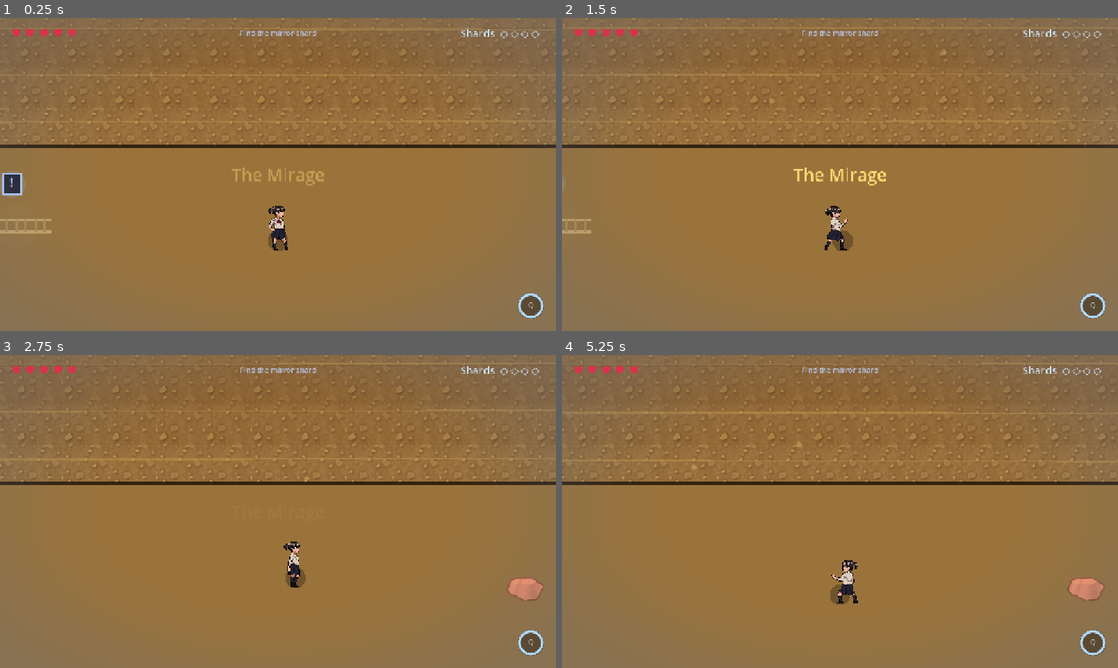
Above: before the commit, frames 1-4 (two rows, left to right).
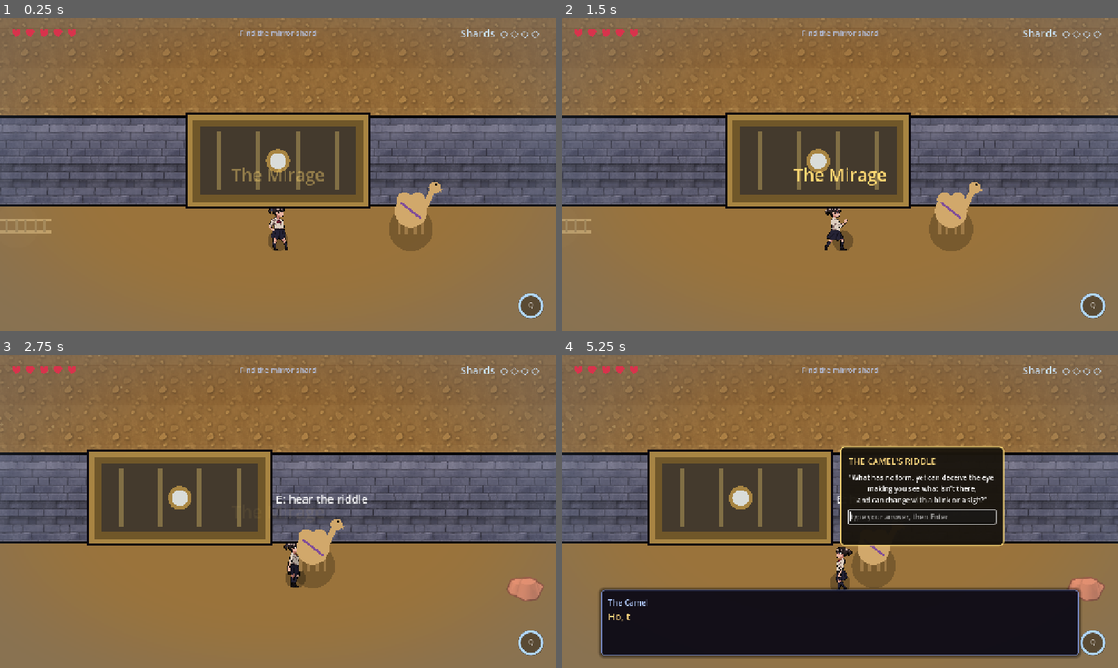
Above: after the commit, the same moments.

Repository: Abdulla5w5/saras-mirror
Game: Godot game, scene res://levels/MirageDesert.tscn
Two runs of this game, one before a commit and one after it. Both use one fixed random seed, a clock stepped at 60 frames per second and the inputs below. This scene is started directly instead of the project's main scene.
Inputs (mouse positions are in pixels of both pictures, inside the frame that each line leads up to):
- Up to frame 1 (0.25 s): no input
- Up to frame 2 (1.5 s): move the mouse to (962, 158) at 0.52 s; hold D (move_right) 0.53-1.25 s; tap J (attack) at 0.6 s; click (962, 158) at 0.67 s; tap Space at 0.77, 1.07 s; tap Shift (dash) at 0.8 s; drag from (728, 190) to (567, 183) at 1.27 s
- Up to frame 3 (2.75 s): move the mouse to (333, 442) at 2.02 s; hold D (move_right) from 2.03 s (still down); hold Space from 2.03 s (still down); tap E (interact) at 2.1 s
- Up to frame 4 (5.25 s): release D (move_right) at 2.75 s; release Space at 2.75 s; drag from (812, 574) to (673, 464) at 2.77 s; move the mouse to (1006, 558) at 3.52 s; hold A (move_left) 3.53-4.25 s; tap J (attack) at 3.6 s; tap Space at 3.77, 4.07 s; tap Shift (dash) at 3.8 s; drag from (673, 464) to (801, 574) at 4.27 s; move the mouse to (867, 511) at 5.02 s; hold S (move_down) from 5.03 s (still down); hold Space from 5.03 s (still down); tap E (interact) at 5.1 s; click (867, 511) at 5.17 s

The runs differ from the first frame. In frame 1, 29% of the frame differs, in the area x 0-100%, y 0-75%; in frame 2, 29%; in frame 3, 29%; in frame 4, 49%, in the area x 0-100%, y 0-97%.

Commit message:
Desert: grainy sinkhole quicksand + a wise riddle-camel gate
Quicksand sand now reads as a turning sinkhole with drifting grains (no more
water bubbles). A wise camel bars the way with a typed riddle ("illusion").

Co-Authored-By: Claude Opus 4.8 <noreply@anthropic.com>

Diff:
--- /dev/null
+++ b/entities/hazards/Camel.gd
@@ -0,0 +1,87 @@
+class_name Camel
+extends Area2D
+## A wise desert camel guarding the way. Interact (E) to hear its riddle; type
+## "illusion" and it steps aside, opening the gate. In group "interactable".
+
+var target: Node = null
+var _t := 0.0
+var _in_range := false
+var _done := false
+var _riddle: Riddle
+var _hint: Label
+
+
+func _ready() -> void:
+	add_to_group("interactable")
+	collision_layer = 4
+	collision_mask = 2
+	var col := CollisionShape2D.new()
+	var s := CircleShape2D.new(); s.radius = 56.0
+	col.shape = s
+	add_child(col)
+	body_entered.connect(func(b): if b.is_in_group("player"): _in_range = true; _refresh())
+	body_exited.connect(func(b): if b.is_in_group("player"): _in_range = false; _refresh())
+	z_index = 5
+	_hint = Label.new(); _hint.text = "E: hear the riddle"
+	_hint.add_theme_font_size_override("font_size", 15)
+	_hint.position = Vector2(-50, -96); _hint.visible = false
+	add_child(_hint)
+	set_process(true)
+
+
+func _process(delta: float) -> void:
+	_t += delta
+	queue_redraw()
+
+func _refresh() -> void:
+	_hint.visible = _in_range and not _done
+
+
+func interact() -> void:
+	if _done or (_riddle and _riddle.visible):
+		return
+	Talk.say_seq([
+		["The Camel", "Ho, traveler. None cross my dune untested."],
+		["The Camel", "Answer true, and the sand shall part."],
+	], Color(1.0, 0.85, 0.5))
+	if _riddle == null:
+		_riddle = Riddle.new()
+		add_child(_riddle)
+		_riddle.solved.connect(_on_solved)
+	_riddle.start()
+
+
+func _on_solved() -> void:
+	_done = true
+	_refresh()
+	Talk.say_seq([
+		["The Camel", "\"Illusion.\" ...Wisdom, in one so young."],
+		["The Camel", "Pass, dreamer. And trust not your eyes ahead."],
+	], Color(1.0, 0.85, 0.5))
+	if target:
+		target.set_deferred("collision_layer", 0)
+		var tw := target.create_tween()
+		tw.tween_property(target, "modulate:a", 0.0, 0.5)
+	Audio.portal()
+	var walk := create_tween()
+	walk.tween_property(self, "position", position + Vector2(160, 0), 0.8)
+
+
+func _draw() -> void:
+	var tan := Color(0.82, 0.66, 0.42)
+	var dark := Color(0.62, 0.48, 0.28)
+	draw_circle(Vector2(0, 6), 30.0, Color(0, 0, 0, 0.22))          # shadow
+	# legs
+	for lx in [-16, -6, 6, 16]:
+		draw_line(Vector2(lx, -6), Vector2(lx, 14), dark, 4.0)
+	# body + two humps
+	draw_circle(Vector2(0, -18), 22.0, tan)
+	draw_circle(Vector2(-9, -34), 10.0, tan)
+	draw_circle(Vector2(9, -34), 10.0, tan)
+	# neck + head
+	draw_line(Vector2(18, -22), Vector2(30, -48), tan, 8.0)
+	draw_circle(Vector2(32, -50), 8.0, tan)
+	draw_line(Vector2(32, -50), Vector2(42, -46), tan, 4.0)         # snout
+	draw_circle(Vector2(34, -54), 1.6, Color.BLACK)                 # eye (sleepy)
+	# a little sash, because he is wise
+	draw_line(Vector2(-14, -30), Vector2(14, -8), Color(0.5, 0.3, 0.6), 3.0)
--- /dev/null
+++ b/entities/hazards/Riddle.gd
@@ -0,0 +1,68 @@
+class_name Riddle
+extends CanvasLayer
+## A typed-answer riddle box (like the code lock, but you type the word). The
+## camel's riddle; answer "illusion" to pass. Emits `solved`.
+
+signal solved
+
+var answer := "illusion"
+var _edit: LineEdit
+var _msg: Label
+
+
+func _ready() -> void:
+	layer = 82
+	visible = false
+	_build()
+
+
+func start() -> void:
+	var p := Game.get_player()
+	if p: p.set_physics_process(false)
+	visible = true
+	_edit.text = ""
+	_msg.text = ""
+	_edit.grab_focus()
+
+
+func _check(t: String) -> void:
+	if t.strip_edges().to_lower() == answer:
+		visible = false
+		var p := Game.get_player()
+		if p: p.set_physics_process(true)
+		Audio.shard()
+		solved.emit()
+	else:
+		_msg.text = "The camel snorts. \"Look closer, dreamer...\""
+		_edit.text = ""
+		_edit.grab_focus()
+
+
+func _build() -> void:
+	var panel := PanelContainer.new()
+	var sb := StyleBoxFlat.new()
+	sb.bg_color = Color(0.10, 0.08, 0.05, 0.96)
+	sb.border_color = Color(0.95, 0.82, 0.45); sb.set_border_width_all(3)
+	sb.set_corner_radius_all(10); sb.set_content_margin_all(20)
+	panel.add_theme_stylebox_override("panel", sb)
+	panel.set_anchors_preset(Control.PRESET_CENTER)
+	panel.offset_top -= 150; panel.offset_bottom -= 150   # above the dialogue box
+	add_child(panel)
+	var vb := VBoxContainer.new(); vb.add_theme_constant_override("separation", 12); panel.add_child(vb)
+	var title := Label.new(); title.text = "THE CAMEL'S RIDDLE"
+	title.add_theme_font_size_override("font_size", 20)
+	title.add_theme_color_override("font_color", Color(1.0, 0.85, 0.5))
+	vb.add_child(title)
+	var body := Label.new()
+	body.text = "\"What has no form, yet can deceive the eye,\nmaking you see what isn't there,\nand can change with a blink or a sigh?\""
+	body.add_theme_font_size_override("font_size", 16)
+	body.horizontal_alignment = HORIZONTAL_ALIGNMENT_CENTER
+	vb.add_child(body)
+	_edit = LineEdit.new()
+	_edit.placeholder_text = "type your answer, then Enter"
+	_edit.custom_minimum_size = Vector2(320, 0)
+	_edit.text_submitted.connect(_check)
+	vb.add_child(_edit)
+	_msg = Label.new(); _msg.add_theme_font_size_override("font_size", 14)
+	_msg.add_theme_color_override("font_color", Color(1.0, 0.6, 0.5))
+	vb.add_child(_msg)
--- a/entities/props/Quicksand.gd
+++ b/entities/props/Quicksand.gd
@@ -129,14 +129,24 @@
 		var t := absf(float(i) / 6.0 - 0.5) * 2.0     # 1 at edges, 0 at centre
 		var yy := -h * 0.5 + h * (float(i) / 6.0)
 		draw_rect(Rect2(-w * 0.5, yy, w, h / 6.0 + 1), Color(deep.r, deep.g, deep.b, deep_a * (1.0 - t)))
-	# ripples + rising bubbles for life
-	for i in 5:
-		var ry := -h * 0.4 + h * 0.8 * (float(i) / 4.0)
-		draw_line(Vector2(-w * 0.5, ry), Vector2(w * 0.5, ry + sin(_t * 0.7 + i) * 3.0), ripple_c, 2.0)
-	for i in 8:
-		var bx := (hash01(i) - 0.5) * w
-		var phase := fmod(_t * 0.5 + hash01(i * 3), 1.0)
-		draw_circle(Vector2(bx, h * 0.5 - phase * h), 2.0 + hash01(i * 7) * 2.5, Color(bub_c.r, bub_c.g, bub_c.b, (1.0 - phase) * 0.5))
+	if swamp:
+		# water ripples + rising bubbles
+		for i in 5:
+			var ry := -h * 0.4 + h * 0.8 * (float(i) / 4.0)
+			draw_line(Vector2(-w * 0.5, ry), Vector2(w * 0.5, ry + sin(_t * 0.7 + i) * 3.0), ripple_c, 2.0)
+		for i in 8:
+			var bx := (hash01(i) - 0.5) * w
+			var phase := fmod(_t * 0.5 + hash01(i * 3), 1.0)
+			draw_circle(Vector2(bx, h * 0.5 - phase * h), 2.0 + hash01(i * 7) * 2.5, Color(bub_c.r, bub_c.g, bub_c.b, (1.0 - phase) * 0.5))
+	else:
+		# slow-turning sinkhole rings + drifting sand grains (no water bubbles)
+		for i in range(1, 5):
+			var rr := i * (h * 0.11)
+			draw_arc(Vector2.ZERO, rr, _t * 0.4 + i, _t * 0.4 + i + PI * 1.5, 20, Color(0.55, 0.4, 0.2, 0.35), 2.0)
+		for i in 26:
+			var gx := (hash01(i) - 0.5) * w
+			var gy := (hash01(i * 5) - 0.5) * h
+			draw_circle(Vector2(gx, gy), 1.0 + hash01(i * 9), Color(0.8, 0.66, 0.4, 0.5))
 	draw_rect(r, Color(0.03, 0.09, 0.05, 0.8) if swamp else Color(0.10, 0.06, 0.02, 0.8), false, 4.0)
 
 	# deployed ladder bridging the band (vertical, across the crossing)
--- a/levels/MirageDesert.gd
+++ b/levels/MirageDesert.gd
@@ -30,6 +30,9 @@
 	# True Sight and step it, or the sands take you. Deep enough that brute force
 	# is fatal.
 	spawn_shard_crossing(Vector2(0, 190), 1300.0, 320.0, 8)
+
+	# A wise camel bars the way with a riddle (type the answer) before the sands.
+	spawn_camel_gate(430.0, 0.0, 240.0)
 
 	# THE GATE: three mirage-cliffs, only the centre is a true gap.
 	spawn_gate_line(-40, 0, 320, 3, 1, Color(0.95, 0.85, 0.55))
--- a/systems/LevelBase.gd
+++ b/systems/LevelBase.gd
@@ -138,6 +138,23 @@
 	frog.target = wall
 	frog.global_position = Vector2(gr + 60.0, line_y + 26.0)
 	add_child(frog)
+
+## Funnel walls + a low gate guarded by a Camel whose typed riddle opens it.
+func spawn_camel_gate(line_y: float, gap_center: float, gap_w: float, tint := Color(0.95, 0.82, 0.45)) -> void:
+	var left := bounds.position.x
+	var right := bounds.position.x + bounds.size.x
+	var gl := gap_center - gap_w * 0.5
+	var gr := gap_center + gap_w * 0.5
+	var wh := 120.0
+	if gl - left > 4.0:
+		spawn_boundary(Vector2((left + gl) * 0.5, line_y), Vector2(gl - left, wh))
+	if right - gr > 4.0:
+		spawn_boundary(Vector2((gr + right) * 0.5, line_y), Vector2(right - gr, wh))
+	var wall := spawn_slidewall(Vector2(gap_center, line_y), Vector2(gap_w, wh), Vector2(0, -wh - 40), tint)
+	var camel := Camel.new()
+	camel.target = wall
+	camel.global_position = Vector2(gr + 60.0, line_y + 26.0)
+	add_child(camel)
 
 ## Funnel walls + a locked SlideWall across a corridor, opened by a CodeLock.
 func spawn_code_gate(line_y: float, gap_center: float, gap_w: float, code: Array,
Not shown, added: entities/hazards/Camel.gd.uid
Not shown, added: entities/hazards/Riddle.gd.uid
